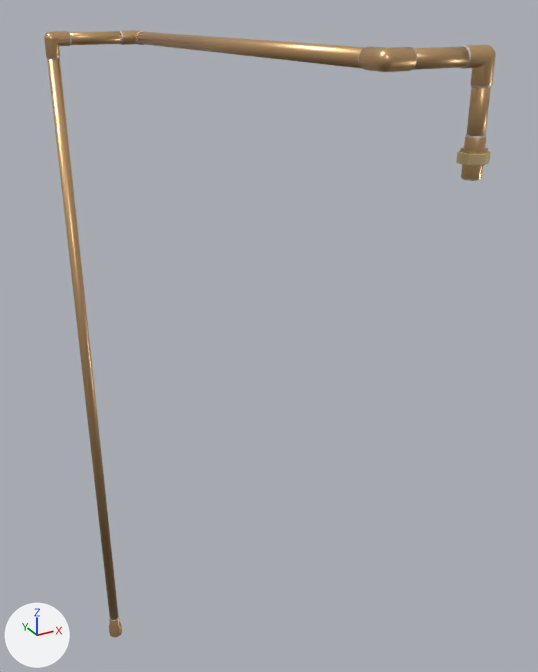
What one commit did to the glTF model slab_pipes_supply__water-city_filter_and_softener-yes_and_plumbing-copper.glb.
Rendered twice from a 50 mm lens placed at (2.083, 0.058, 1.62), pointed at (2.694, 1.17, 1.064). Lighting does not change. The marker at lower left points along +X, +Y and +Z. The older version comes first.

In view in the first picture: 'fit_adapter_pipe_supply_to_softener__copper', 'fit_bushing_pipe_supply_to_softener__copper', 'fit_elbow_pipe_supply_to_softener__copper_3', 'fit_elbow_pipe_supply_to_softener__copper_4', 'pipe_supply_to_softener__copper' and 2 more.
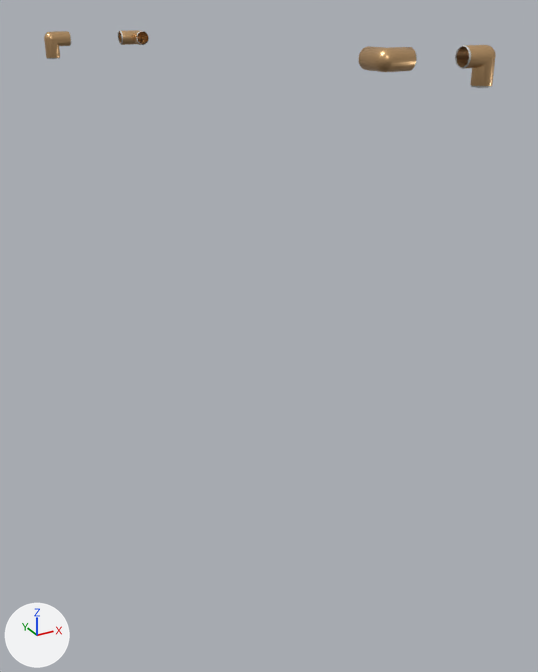
Pixel boxes (x1, y1, x2, y2) of what changed, in the pictures (538 x 672 px):
'pipe_supply_to_softener__copper', deleted: before (47, 31, 491, 620)
'fit_adapter_pipe_supply_to_softener__copper', deleted: before (456, 135, 491, 181)
    faces in mat_mat_copper_001 (beige #ddb381): (460, 136, 488, 180)
    faces in mat_mat_brass_001 (beige #e7ce95): (456, 151, 491, 166)
'fit_bushing_pipe_supply_to_softener__copper', deleted: before (109, 615, 122, 637)
    faces in mat_mat_copper_001 (beige #ddb381): (109, 619, 122, 637)

The edits, one by one:
Object 'fit_adapter_pipe_supply_to_softener__copper' (ob_fit_adapter_pipe_supply_to_softener__copper) is deleted.
Object 'fit_bushing_pipe_supply_to_softener__copper' (ob_fit_bushing_pipe_supply_to_softener__copper) is deleted.
Object 'pipe_supply_to_softener__copper' (ob_pipe_supply_to_softener__copper) is deleted.
